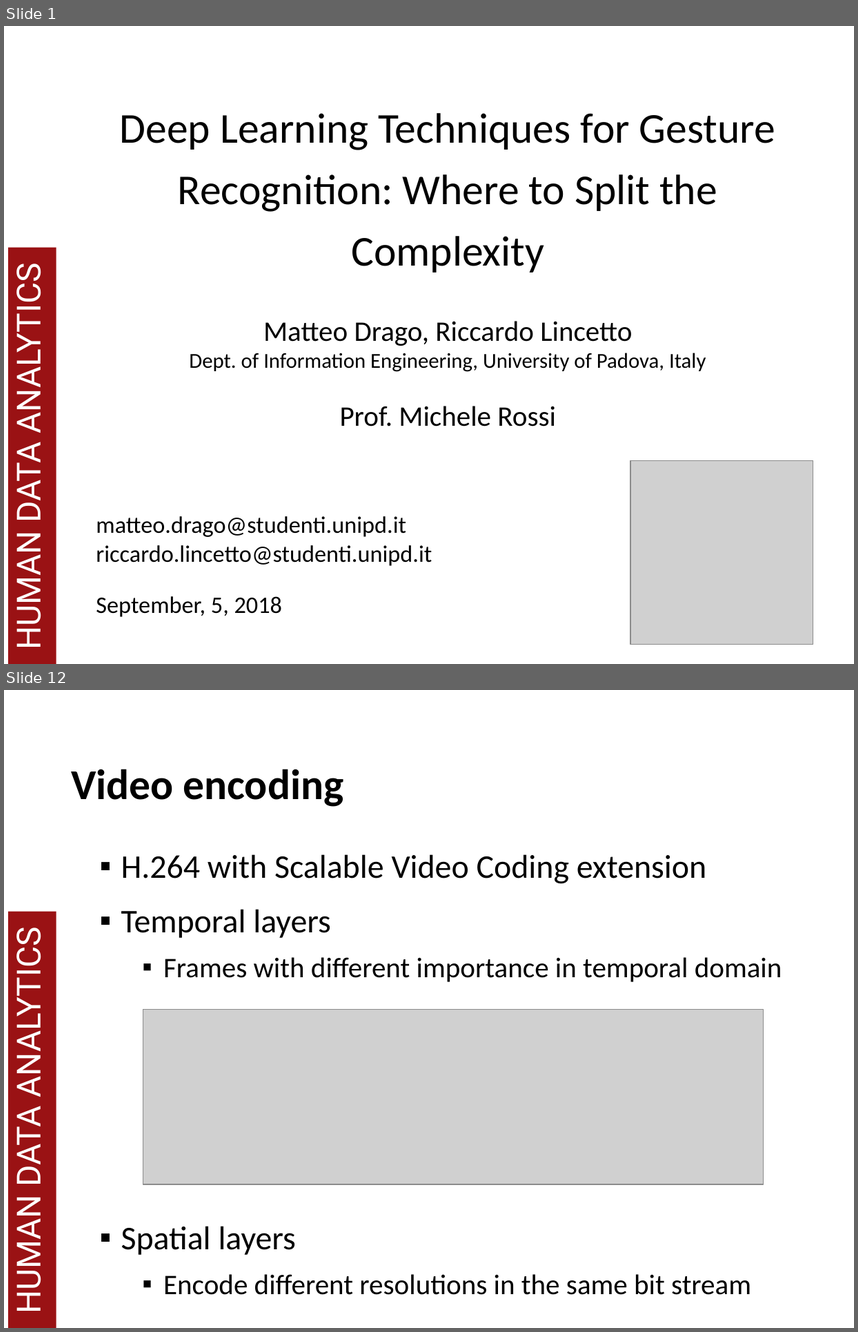
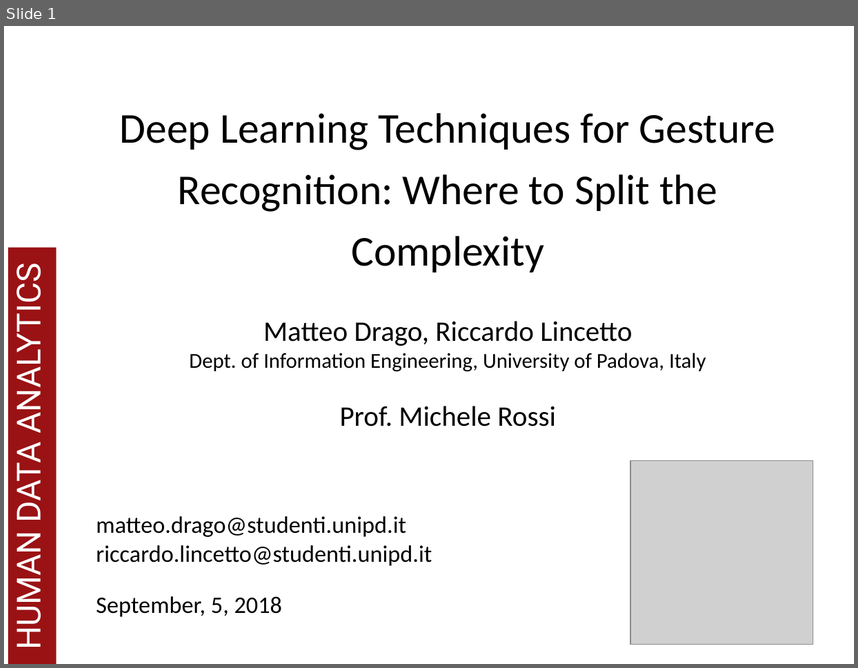
Before and after one commit to MatteoDrago/hda-project, a slide deck: presentation/HDA 2018.pptx. Shown one above the other, each under a label of ours: slides 1 and 12 before the commit, slide 1 after it; the slides between them are not shown. The pictures are 858x1332 and 858x668 pixels, drawn with LibreOffice and Linux fonts; fonts in the diff are those of the drawing; grey boxes stand for pictures; background and template pictures are left out. Boxes give left, top, right and bottom in pixels: in the first picture for what was removed or moved away, otherwise in the second. Text is boxed around its words. In the diff, an @@ line names an element or a change of style, - is before the commit and + after.

```diff
--- a/presentation/HDA 2018.pptx
+++ b/presentation/HDA 2018.pptx
@@ slide 12 removed at bbox=[4, 690, 854, 1328], background #FFFFFF; not listed: 2 template elements that a slide beside it also shows @@
@@ title removed at bbox=[71, 769, 344, 807] @@
-Video encoding
@@ text removed at bbox=[121, 854, 782, 1294] @@
-▪ H.264 with Scalable Video Coding extension
-▪ Temporal layers
-  ▪ Frames with different importance in temporal domain
-▪ Spatial layers
-  ▪ Encode different resolutions in the same bit stream
@@ picture removed at bbox=[143, 1009, 763, 1184] @@
```
Also in this commit, not shown: 1 slide changed, 6 slides added, 15 other slides removed, 6 other files.
